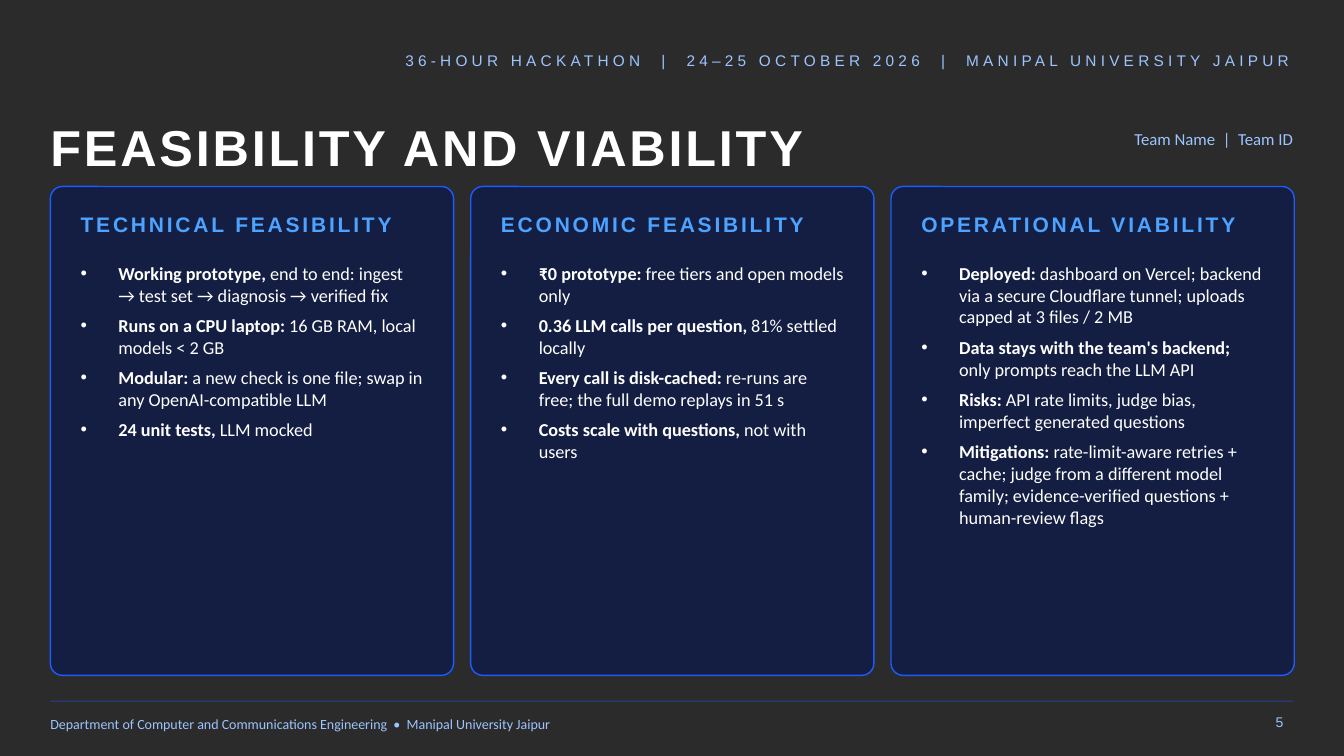
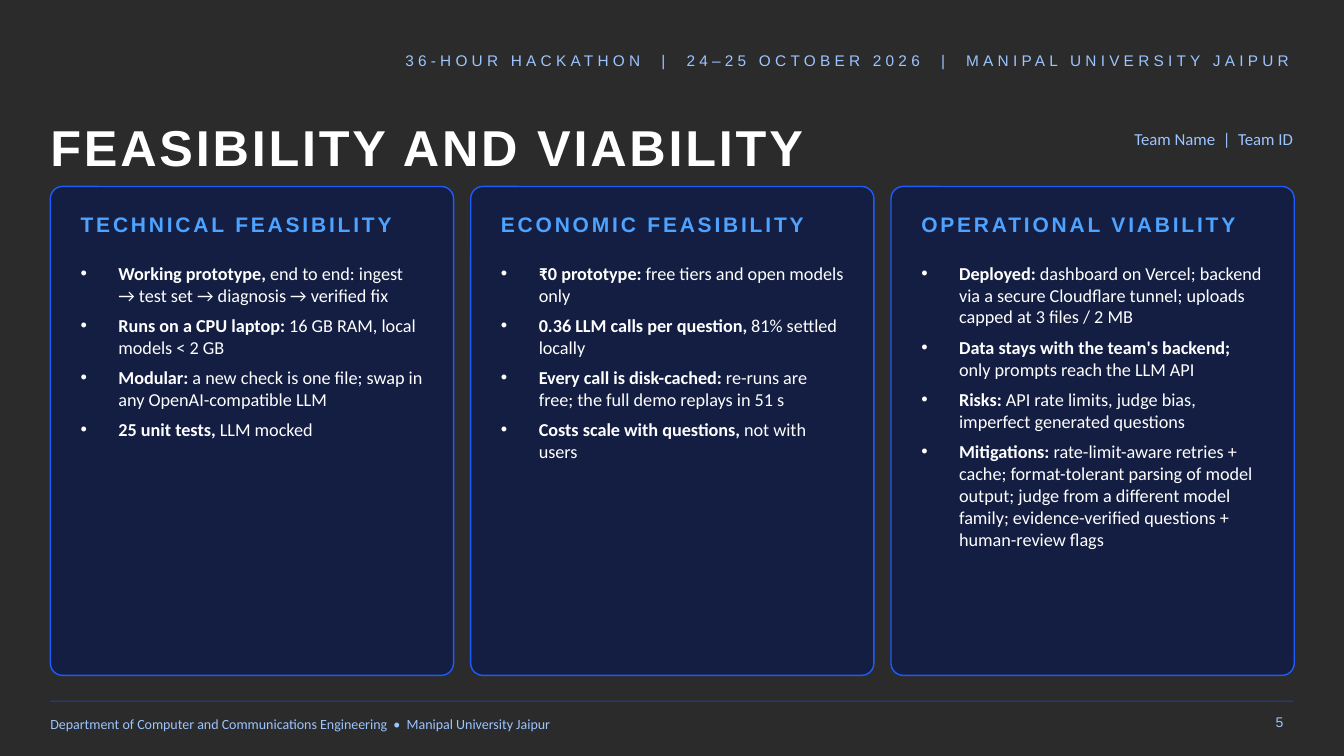
Before and after one commit to GargeeTripathi/ARENA, a slide deck: slide 5 of RAG_Autopsy_HYPNEXIS26.pptx. Drawn at 1344x756 pixels with LibreOffice and Linux fonts; fonts in the diff are those of the drawing; background and template pictures are left out; a plain dark background stands for a picture behind light text. Boxes give left, top, right and bottom in pixels: in the first picture for what was removed or moved away, otherwise in the second. Text is boxed around its words. In the diff, an @@ line names an element or a change of style, - is before the commit and + after.

```diff
--- a/RAG_Autopsy_HYPNEXIS26.pptx
+++ b/RAG_Autopsy_HYPNEXIS26.pptx
@@ text at (118, 423, 313, 439): text changed @@
-• 24 unit tests, LLM mocked
+• 25 unit tests, LLM mocked
@@ text at (959, 445, 1253, 549): text changed @@
-• Mitigations: rate-limit-aware retries + cache; judge from a different model family; evidence-verified questions + human-review flags
+• Mitigations: rate-limit-aware retries + cache; format-tolerant parsing of model output; judge from a different model family; evidence-verified questions + human-review flags
```
Also in this commit, not shown: 1 other slide changed, 1 other file.
